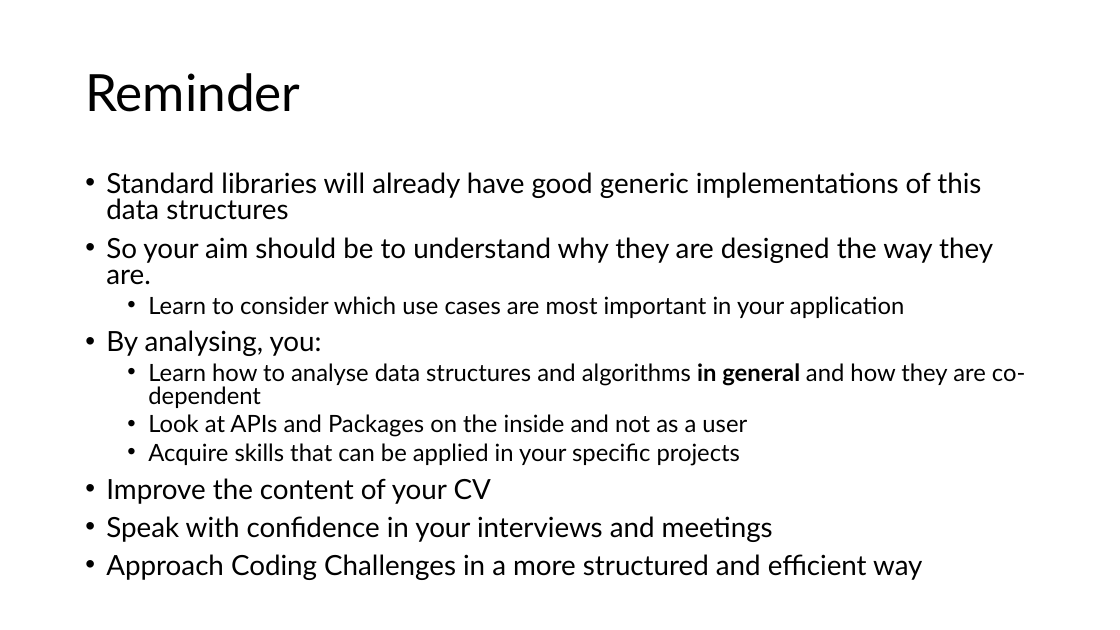
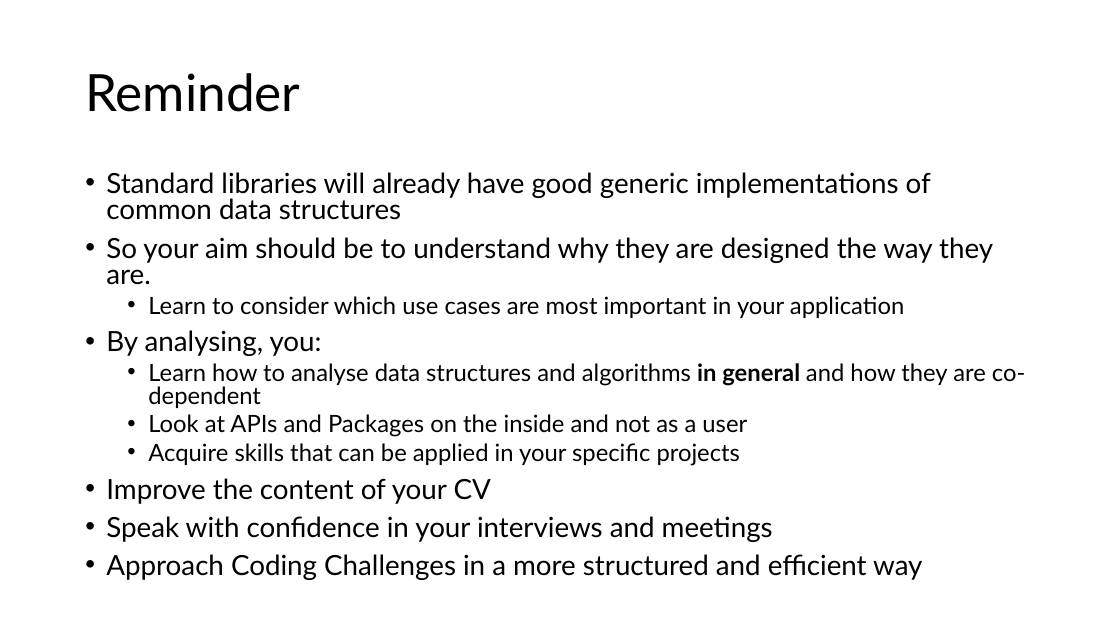
Before and after one commit to wai-t/CompSci, a slide deck: slide 2 of ComputerScience/Data_structures/Data Structures.pptx. Drawn at 1120x630 pixels with LibreOffice and Linux fonts; fonts in the diff are those of the drawing. Boxes give left, top, right and bottom in pixels: in the first picture for what was removed or moved away, otherwise in the second. Text is boxed around its words. In the diff, an @@ line names an element or a change of style, - is before the commit and + after.

```diff
--- a/ComputerScience/Data_structures/Data Structures.pptx
+++ b/ComputerScience/Data_structures/Data Structures.pptx
@@ text at (106, 172, 931, 220): text changed @@
-• Standard libraries will already have good generic implementations of this data structures
+• Standard libraries will already have good generic implementations of common data structures
```
Also in this commit, not shown: 12 other slides changed.
